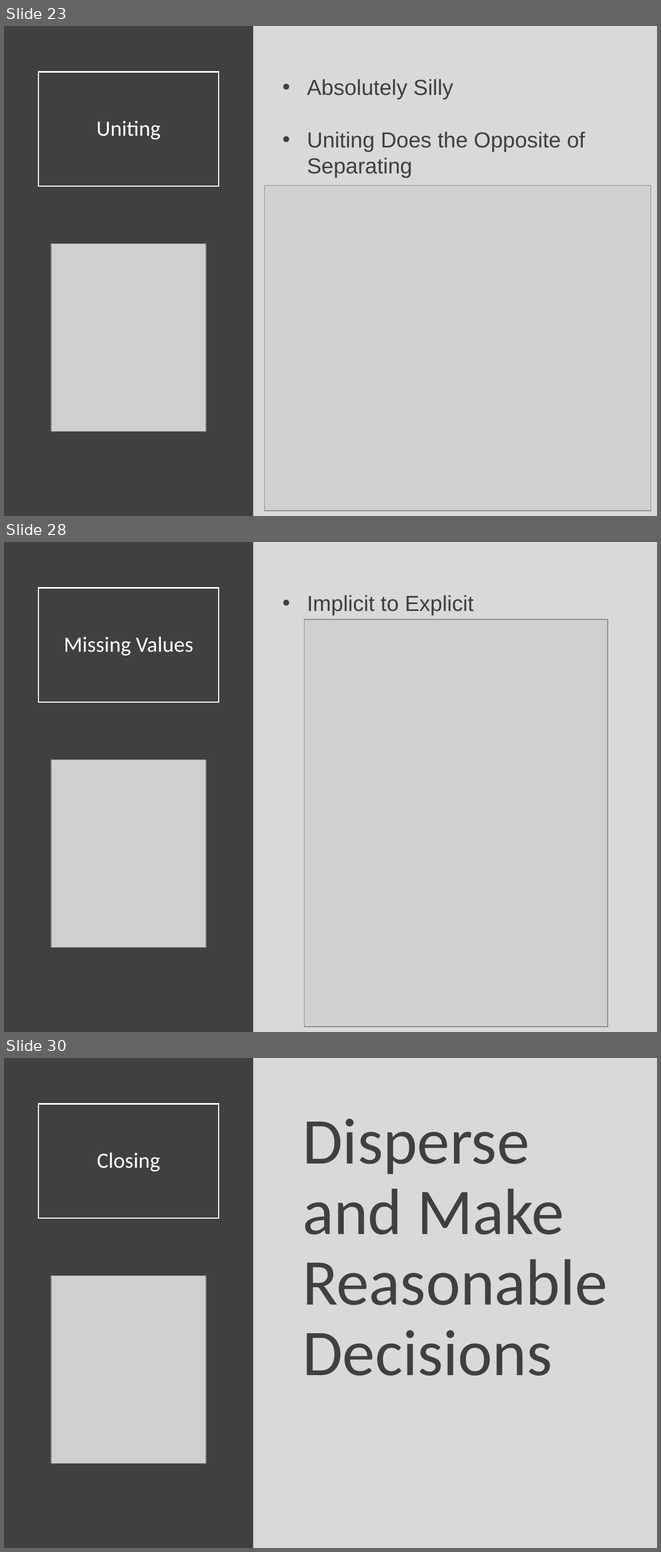
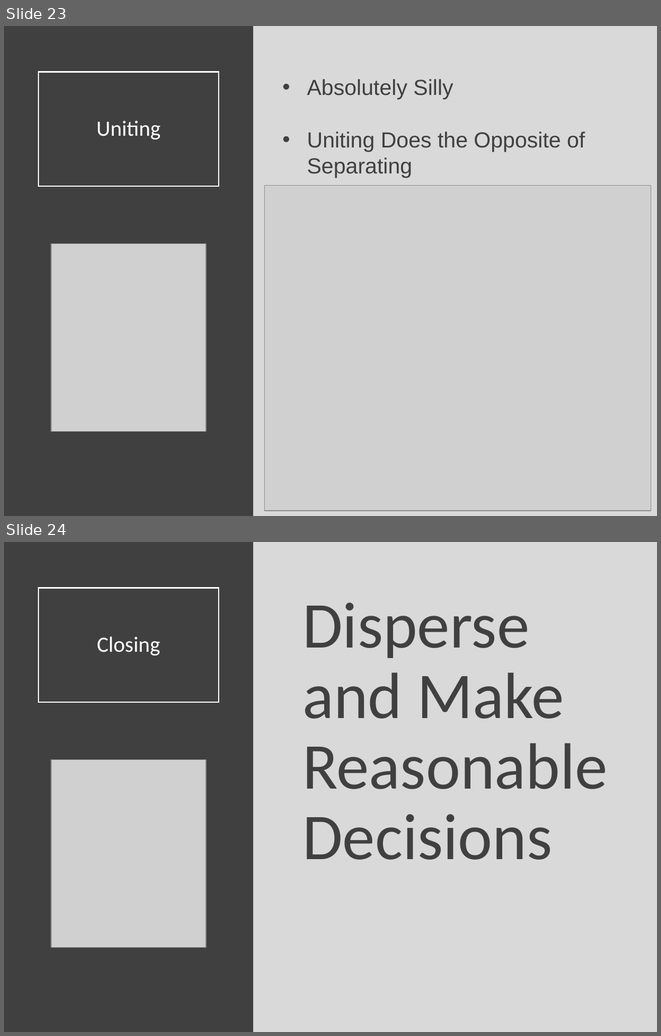
Before and after one commit to Yixf-Self/STOR320_WEBSITE, a slide deck: Lecture/Lecture 12/Lecture 12.pptx. Shown one above the other, each under a label of ours: slides 23, 28 and 30 before the commit, slides 23 and 24 after it; the slides between them are not shown. The pictures are 661x1552 and 661x1036 pixels, drawn with LibreOffice and Linux fonts; fonts in the diff are those of the drawing; grey boxes stand for pictures. Boxes give left, top, right and bottom in pixels: in the first picture for what was removed or moved away, otherwise in the second. Text is boxed around its words. In the diff, an @@ line names an element or a change of style, - is before the commit and + after.

```diff
--- a/Lecture/Lecture 12/Lecture 12.pptx
+++ b/Lecture/Lecture 12/Lecture 12.pptx
@@ slide 28 removed at box(4, 542, 657, 1032), background #D9D9D9 @@
@@ rectangle removed at box(4, 542, 254, 1032) @@
@@ title removed at box(38, 588, 219, 702) @@
-Missing Values
@@ text removed at box(307, 595, 474, 616) @@
-• Implicit to Explicit
@@ picture removed at box(305, 620, 607, 1027) @@
@@ picture removed at box(51, 759, 206, 947) @@
@@ what was slide 30 is now slide 24 @@
```
Also in this commit, not shown: 5 other slides removed, 11 other files.
